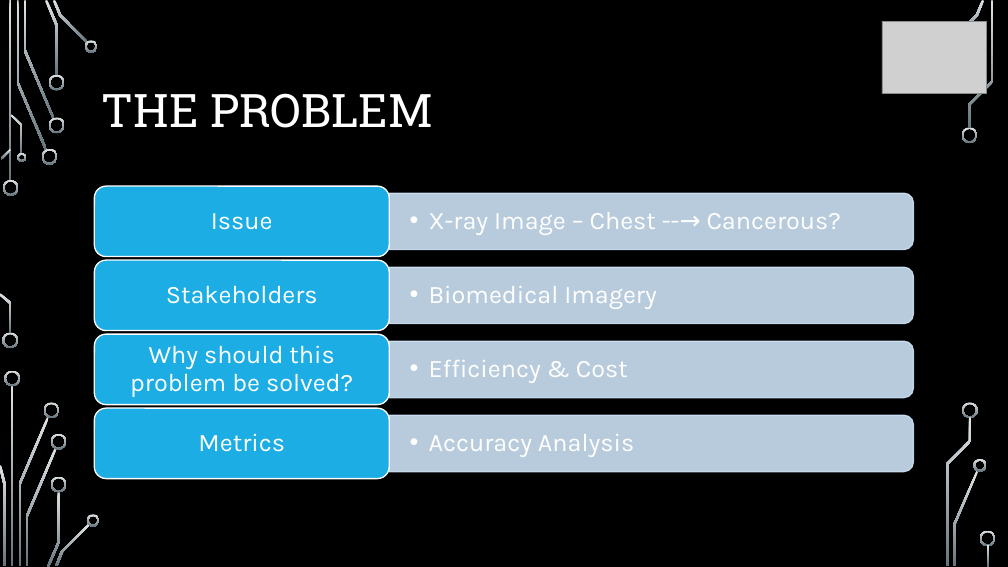
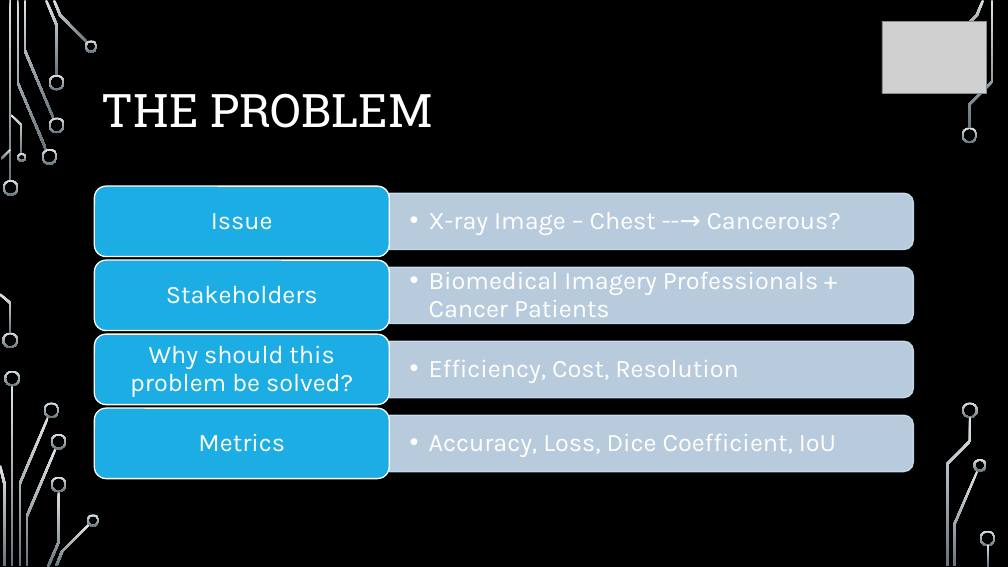
Before and after one commit to Group5FinalProject/Cancer_Champions, a slide deck: slide 3 of Cancer_Champions_PPT.pptx. Drawn at 1008x567 pixels with LibreOffice and Linux fonts; fonts in the diff are those of the drawing; grey boxes stand for pictures; background and template pictures are left out. Boxes give left, top, right and bottom in pixels: in the first picture for what was removed or moved away, otherwise in the second. Text is boxed around its words. In the diff, an @@ line names an element or a change of style, - is before the commit and + after.

```diff
--- a/Cancer_Champions_PPT.pptx
+++ b/Cancer_Champions_PPT.pptx
@@ text at <box>429,272,818,317</box>: text changed @@
-  • Biomedical Imagery
+  • Biomedical Imagery Professionals + Cancer Patients
@@ text at <box>429,360,739,383</box>: text changed @@
-  • Efficiency & Cost
+  • Efficiency, Cost, Resolution
@@ text at <box>429,434,836,457</box>: text changed @@
-  • Accuracy Analysis
+  • Accuracy, Loss, Dice Coefficient, IoU
```
Also in this commit, not shown: 9 other slides changed, 1 slide added, 2 slides removed.
